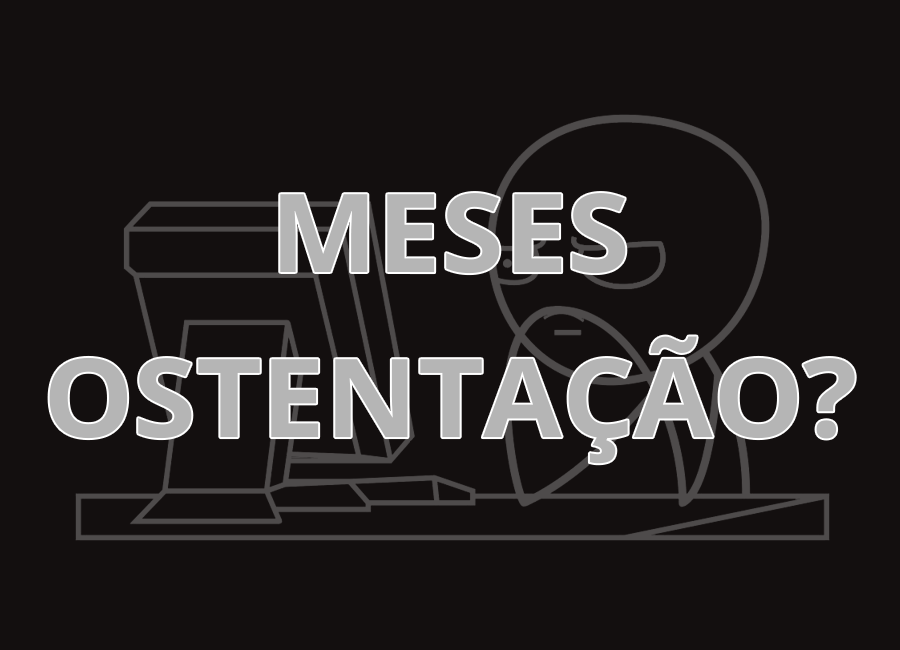
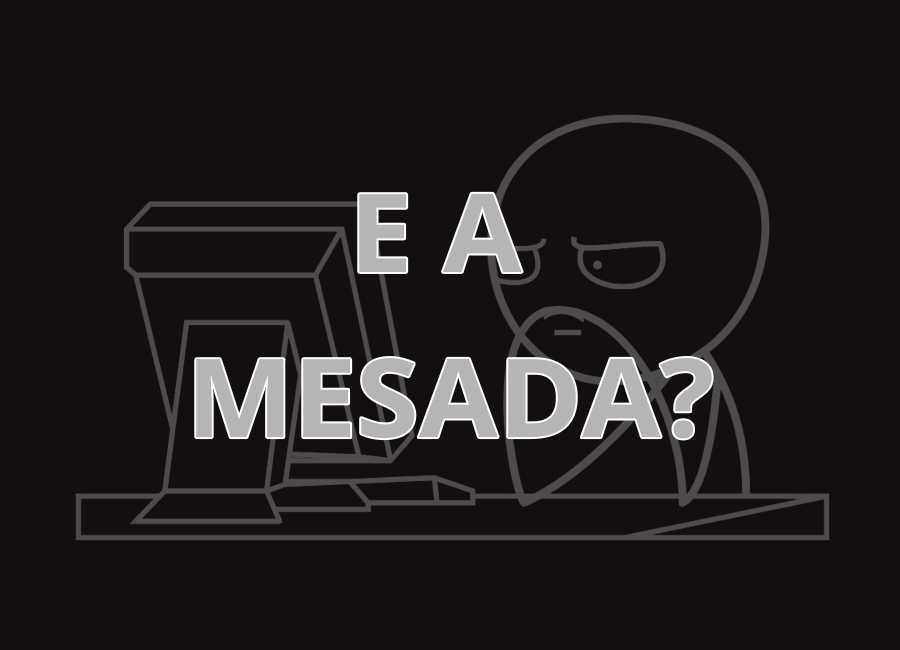
Layered file, before and after one edit (900 x 650). Changes by layer:
renamed "MESES OSTENTAÇÃO?" to "E A MESADA?", painted on it over [49, 193, 855, 464]
